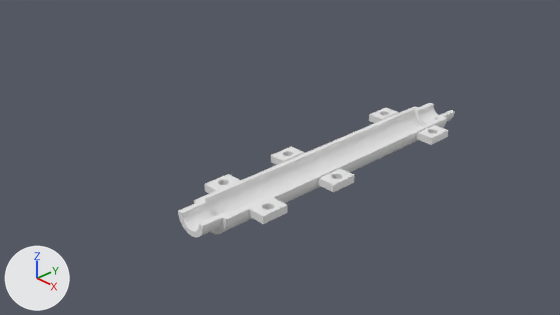
An edit to the Blender file Steering.blend, drawn before and after from the same camera.
Camera for both pictures: the file's camera 'Camera'. The axes (+X, +Y, +Z) are drawn at lower left. The lights are the same throughout. The same objects are shown in both versions, whatever each file hides.

The first picture shows 'HousingBottom'.
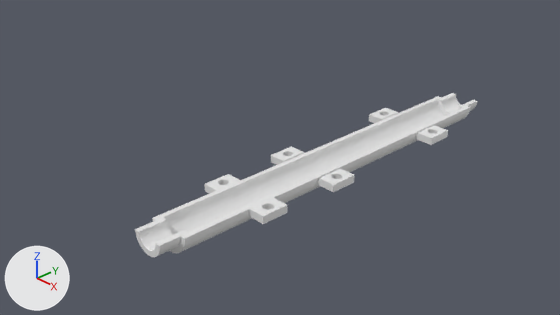
Pixel boxes (x1, y1, x2, y2) of what changed, in the pictures (560 x 315 px):
'HousingBottom', reshaped, moved (23% wider, 21% taller): before (178, 103, 455, 238); after (135, 93, 477, 257)

Edits to the bpy script that builds the scene:
```text
Add me_cube_010:
    me_cube_010.from_pydata(...)  # 772 vertices, 576 faces; spans x -0.67..0.67, y -2.33..4.69, z -0.78..-0.42
Change ob_housingbottom:
    ob_housingbottom: bpy.data.objects.new('HousingBottom', me_cube_007) -> bpy.data.objects.new('HousingBottom', me_cube_010)
    ob_housingbottom.location: (0.0, 0.0, 0.0) -> (0.0, -0.01, 0.0)
```
